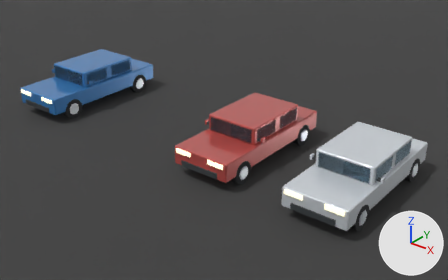
Renders of the Blender file assets/blender/charge/ch-cars.blend from each side of a commit.
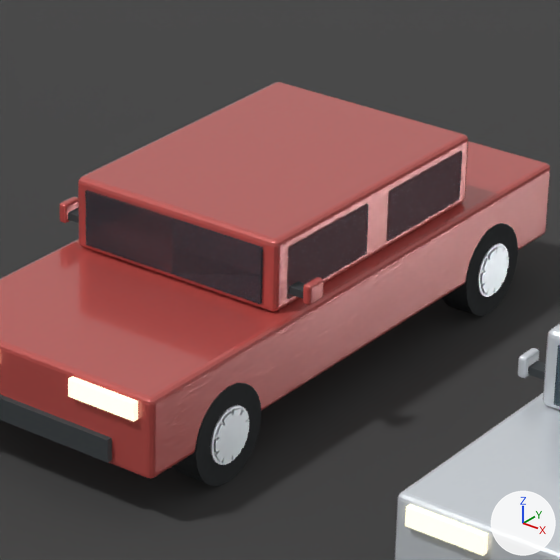
The first picture shows the older version from a 50 mm lens placed at (54.59, -89.19, 8.35), pointed at (43.91, -75.85, 0.08). The close-ups show the older and then the newer version on the part from 43% to 71% of the width and 26% to 72% of the height of that picture. Only the edits that show in the close-ups are written down. Arrows for +X, +Y and +Z are at lower right; the lights stay in place.

Objects in the first close-up: 'Ground_PreviewOnly', 'ch-cars_red_body', 'ch-cars_red_glass_front_L', 'ch-cars_red_glass_rear_L', 'ch-cars_red_glass_wind', 'ch-cars_red_grille', 'ch-cars_red_head_L', 'ch-cars_red_roof', 'ch-cars_red_wheel_01_tire', 'ch-cars_red_wheel_11_tire', 'ch-cars_white_body', 'ch-cars_white_glass_wind', 'ch-cars_white_head_R' and 19 more.
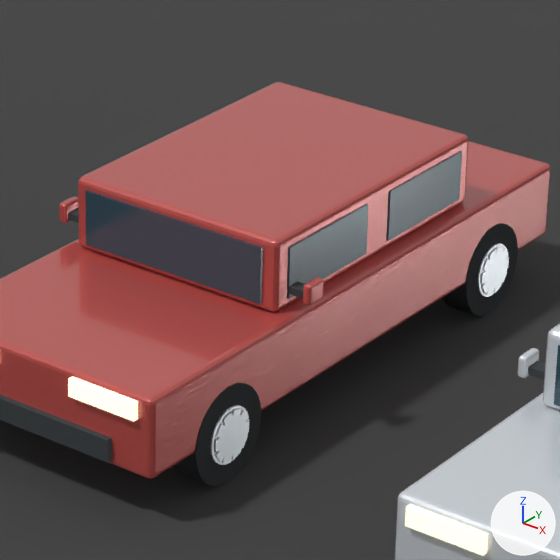
What changed in the scene script:
```text
Change mat_ch_cars_glass:
    remove # nodes: BsdfGlass, BsdfPrincipled, MixShader, OutputMaterial
    remove # colours: blue #9fc3d8, pale blue #bfd4de
    nodes: BsdfPrincipled, OutputMaterial
    colours: dark blue #33505f
```

Boxes (x1, y1, x2, y2) around the edits, measured in the close-ups (560 x 560 px):
'ch-cars_red_glass_wind', recoloured
    both: (85, 190, 263, 304)
'ch-cars_red_glass_front_L', recoloured
    both: (287, 203, 368, 299)
'ch-cars_red_glass_rear_L', recoloured
    both: (386, 151, 462, 241)
